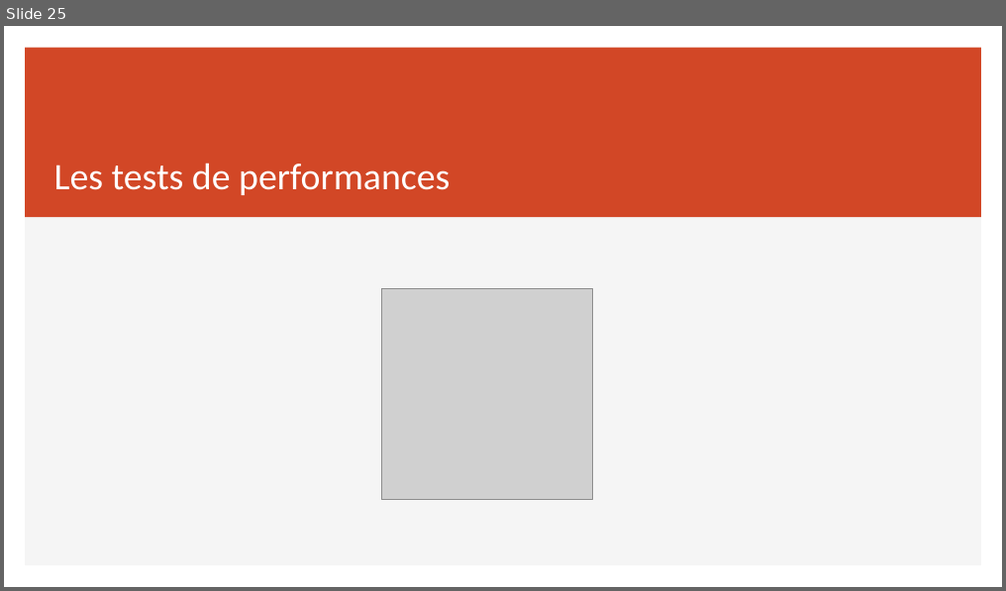
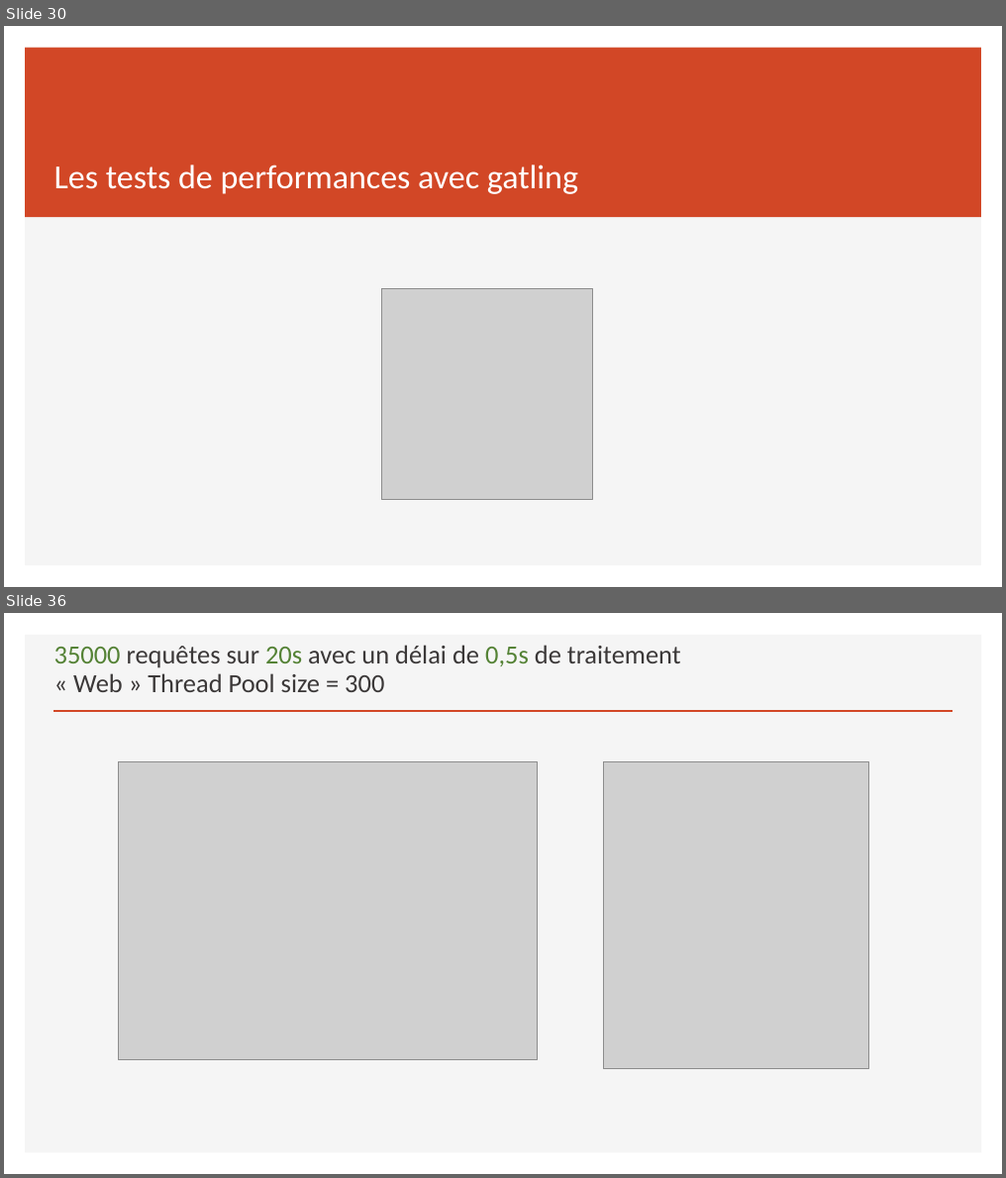
Before and after one commit to sebzuki/webflux-vs-web, a slide deck: REACTIVE.pptx. Shown one above the other, each under a label of ours: slide 25 before the commit, slides 30 and 36 after it; the slides between them are not shown. The pictures are 1006x591 and 1006x1178 pixels, drawn with LibreOffice and Linux fonts; fonts in the diff are those of the drawing; grey boxes stand for pictures. Boxes give left, top, right and bottom in pixels: in the first picture for what was removed or moved away, otherwise in the second. Text is boxed around its words. In the diff, an @@ line names an element or a change of style, - is before the commit and + after.

```diff
--- a/REACTIVE.pptx
+++ b/REACTIVE.pptx
@@ slide 36 added at <box>4,613,1002,1174</box>, background #FFFFFF; not listed: 1 template element that a slide beside it also shows @@
@@ title added at <box>54,645,681,692</box>, 25.2 pt, text #3B3838 @@
+35000 requêtes sur 20s avec un délai de 0,5s de traitement
+« Web » Thread Pool size = 300
@@ line added from (54, 711) to (952, 711), #D24726 2 pt @@
@@ picture added at <box>119,761,537,1059</box> @@
@@ picture added at <box>604,761,869,1069</box> @@
@@ what was slide 25 is now slide 30 @@
@@ slide 30 changed as well @@
@@ title at <box>54,165,578,194</box>: text changed; size 36 to 32.4 pt @@
-Les tests de performances
+Les tests de performances avec gatling
```
Also in this commit, not shown: 6 other slides changed, 32 other slides added, 11 slides removed, 33 other files.
